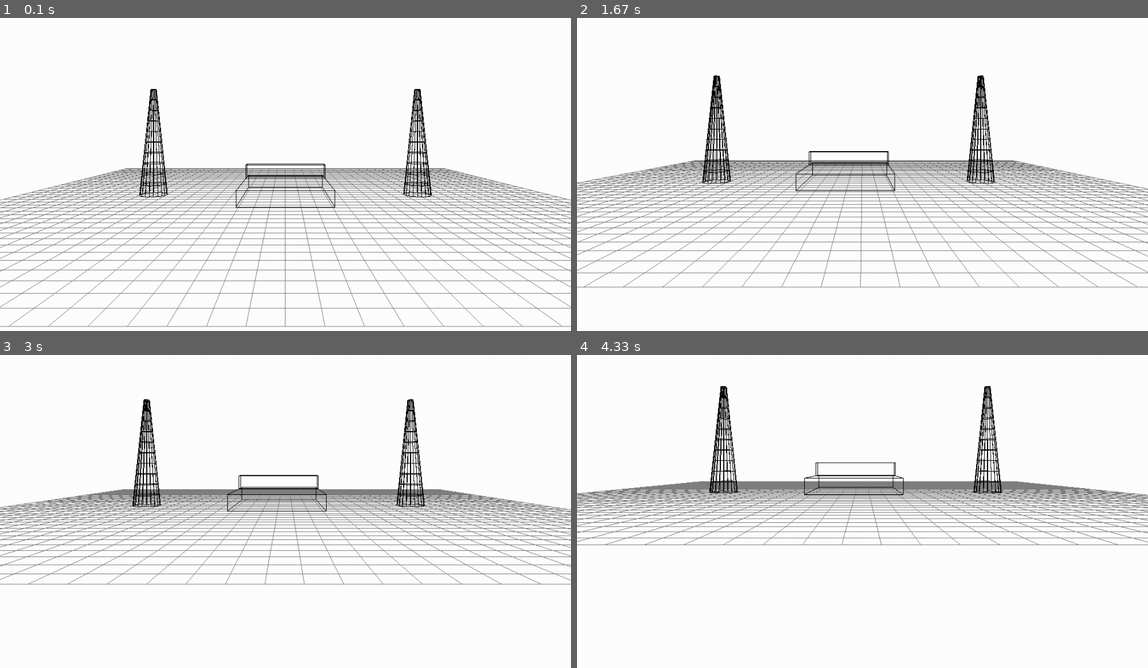
Above: before the commit, frames 1-4 (two rows, left to right).
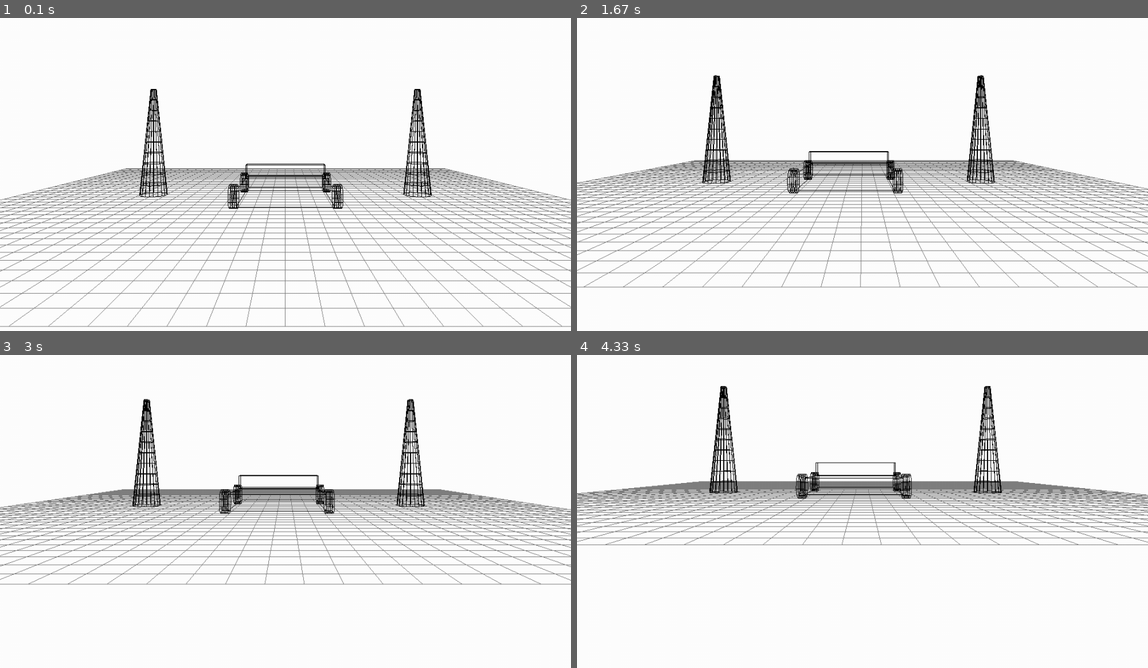
Above: after the commit, the same moments.

Repository: mattcmerritt/graphics-project-2
Game: pygame game, started from lookAtMeWithCamera_pygame.py
Same seed, same stepped clock (60 frames per second), same inputs: the game is played once before the commit and once after it.
Inputs:
- Up to frame 1 (0.1 s): no input
- Up to frame 2 (1.67 s): tap Space at 0.33, 0.73, 1.03, 1.23, 1.53 s; hold Right 0.67-1.13 s; hold D 0.67-1.13 s; tap E at 0.82 s; hold Right 1.17-1.63 s; hold D 1.17-1.63 s
- Up to frame 3 (3 s): hold Left 1.67-2.2 s; hold A 1.67-2.2 s; tap Space at 1.73, 2.03, 2.3, 2.6, 2.73 s; hold Left 2.23-2.63 s; hold A 2.23-2.63 s; tap E at 2.38 s; hold Right from 2.67 s (still down); hold D from 2.67 s (still down)
- Up to frame 4 (4.33 s): tap Space at 3.03, 3.4, 3.7, 3.9, 4.2 s; release Right at 3.3 s; release D at 3.3 s; hold Left 3.33-3.8 s; hold A 3.33-3.8 s; hold Right 3.83-4.3 s; hold D 3.83-4.3 s; tap E at 3.98 s

The runs differ from the first frame. In frame 1, 0.4% of the frame differs, in the area x 39-61%, y 49-61%; in frame 2, 0.4%; in frame 3, 0.4%; in frame 4, 0.4%.

Commit message:
added animated wheels to the car

Diff:
--- a/lookAtMeWithCamera_pygame.py
+++ b/lookAtMeWithCamera_pygame.py
@@ -1,9 +1,10 @@
 #==============================
-# Christian Duncan
+# Matthew Merritt, Michael Merritt, Harsh Gandhi
 # CSC345/CSC645: Computer Graphics
 #   Fall 2024
 # Description:
-#   Demonstrates use of a Camera class for easier navigation
+#   Displays a scene with an animated car and moving camera,
+#   Boilerplate code is reused from examples in class.
 #==============================
 
 import sys
@@ -22,19 +23,19 @@
 FPS = 60.0
 DELAY = int(1000.0 / FPS + 0.5)
 
-# Global (Module) Variables (ARGH!)
+# Global (Module) Variables
 window_dimensions = (1000, 800)
-name = b'Look At Me, Mom!'
+name = b'Project 2'
 animate = False
 viewAngle = 0
-MAX_CYLINDER_HEIGHT = 10
-cylinder_height = MAX_CYLINDER_HEIGHT/2
-cylinder_step = 0.03
-#eye = Point(0, 10, 70)
+spinAngle = 0
+
+# Old camera information
+# eye = Point(0, 10, 70)
 # look = Point(0, 0, 0)
-#lookD = Vector(Point(0, 0, -1))
-#up = Vector(Point(0, 1, 0))  # Usually what you want unless you want a tilted camera
-#camera = Camera(CAM_ANGLE, window_dimensions[0]/window_dimensions[1], CAM_NEAR, CAM_FAR)
+# lookD = Vector(Point(0, 0, -1))
+# up = Vector(Point(0, 1, 0))  # Usually what you want unless you want a tilted camera
+# camera = Camera(CAM_ANGLE, window_dimensions[0]/window_dimensions[1], CAM_NEAR, CAM_FAR)
 
 def main():
     init()
@@ -110,21 +111,15 @@
 
 # Advance the scene one frame
 def advance():
-    global cylinder_height, cylinder_step
-    cylinder_height += cylinder_step
-    if cylinder_height <= 0:
-        # Reached the bottom - switch directions
-        cylinder_height = 0
-        cylinder_step = -cylinder_step
-    elif cylinder_height >= MAX_CYLINDER_HEIGHT:
-        # Reached the top - switch directions
-        cylinder_height = MAX_CYLINDER_HEIGHT
-        cylinder_step = -cylinder_step
+    # TODO: determine what else happens here
+    global spinAngle
+    # update the wheel spin angle
+    spinAngle += 1
 
 # Function used to handle any key events
 # event: The keyboard event that happened
 def keyboard(event):
-    global running, animate, viewAngle
+    global running, animate, viewAngle, spinAngle
     key = event.key # "ASCII" value of the key pressed
     if key == 27:  # ASCII code 27 = ESC-key
         running = False
@@ -169,34 +164,25 @@
     glRotate(viewAngle, 0, 1, 0)
     draw()
 
-# Draw the entire scene - cylinders and spheres, oh my!
+# Draw the entire scene - cones and car
 def draw():
     glPushMatrix()
+
     # TODO: determine necessary transformations
+
     drawGrid(20, 1)  # Draw a 40x40 grid with 1 unit steps
     glColor3f(0.0, 0.0, 0.0)  # Set color to black for contrast against white background
     drawCone(-10, 0, 0)
     drawCone(10, 0, 0)
     drawCar(0, 0.75, 2)
 
-    # for i in range(-3,4):     # i goes from -3 to 3 (inclusive)
-    #     for j in range(-3,4): # j does the same
-    #         glPushMatrix()
-    #         glTranslated(i*10, 0, j*10)  # Move to a "grid spot"
-    #         glRotated(-90, 1, 0, 0)       # So it draws cylinder upwards
-    #         if i == -3 and j == 3:
-    #             # Draw a cone for this one
-    #             gluCylinder(tube, 2, 0, cylinder_height, 40, 5)
-    #         elif (i + j) % 2 == 0:
-    #             gluCylinder(tube, 2, 2, cylinder_height, 40, 5)
-    #         else:
-    #             gluCylinder(tube, 2, 2, MAX_CYLINDER_HEIGHT - cylinder_height, 40, 5)
-    #         glPopMatrix()
     glPopMatrix()
 
 #=======================================
 # Scene-drawing functions
 #=======================================
+
+# function to draw a singular cone
 def drawCone(x, y, z):
     glPushMatrix()
     glTranslatef(x, y, z)
@@ -204,20 +190,76 @@
     gluCylinder(tube, 1, 0.2, 8, 20, 10)  # Base radius, top radius, height, 20 slices and stacks
     glPopMatrix()
 
+# function to draw the car, including the body and wheels
 def drawCar(x, y, z):
-    # drawWheel should be called 4 times in here
     glPushMatrix()
     glTranslatef(x, y, z)
-    drawRect(6, 1, 8) # body
+
+    # car body dimensions
+    #   needed to properly offset other components
+    width = 6
+    height = 1
+    length = 8
+
+    # body
+    drawRect(width, height, length)
 
     # spoiler
     glPushMatrix()
-    glTranslatef(0, 1, -2.5)
-    drawRect(6, 1, 1)
-    glPopMatrix()
-
-    glPopMatrix()
-
+    glTranslatef(0, height, -2.5)
+    drawRect(width, height, 1)
+    glPopMatrix()
+
+    # adding the wheels
+    # left wheels
+    drawWheel(-width/2, 0, -(length/2 - 0.75), -90)
+    drawWheel(-width/2, 0, (length/2 - 0.75), -90)
+
+    # right wheels
+    drawWheel(width/2, 0, -(length/2 - 0.75), 90)
+    drawWheel(width/2, 0, (length/2 - 0.75), 90)
+
+    glPopMatrix()
+
+# function to draw a rotating wheel of the car
+def drawWheel(x, y, z, rotation):
+    glPushMatrix()
+
+    # Move the wheel to the desired location
+    glTranslatef(x, y, z)
+    # Rotate the wheel about the Y-axis so it is facing the proper way
+    glRotatef(rotation, 0, 1, 0)
+
+    # Rotate the wheel about the Z-axis to mimic the wheel spinning
+    # Note: since the wheels on the left are rotated with a negative angle,
+    #   they will spin the opposite way normally (for example, moving
+    #   clockwise instead of counterclockwise). To correct this, the spin
+    #   angle is changed to its opposite value.
+    if rotation < 0:
+        glRotatef(spinAngle, 0, 0, 1)
+    else:
+        glRotatef(-spinAngle, 0, 0, 1)
+
+    # The inputs for gluCylinder are:
+    #   Quadric shape, radius of cylinder at base, radius of cylinder at top,
+    #   height, number of sides along circumference, number of slices with lines
+    gluCylinder(tube, 0.75, 0.75, 0.5, 10, 4)
+
+    glPopMatrix()
+    pass
+
+# utility function to draw a grid / plane
+def drawGrid(size, steps):
+    glBegin(GL_LINES)
+    glColor3f(0.5, 0.5, 0.5)
+    for i in range(-size, size+1, steps):
+        glVertex3f(i, 0, -size)
+        glVertex3f(i, 0, size)
+        glVertex3f(-size, 0, i)
+        glVertex3f(size, 0, i)
+    glEnd()
+
+# utility method to draw a rectangular prism
 def drawRect(w, h, l):
     glPushMatrix()
     # note: "front" = side toward initial camera
@@ -253,18 +295,6 @@
 
     glPopMatrix()
 
-def drawWheel():
-    pass
-
-def drawGrid(size, steps):
-    glBegin(GL_LINES)
-    glColor3f(0.5, 0.5, 0.5)
-    for i in range(-size, size+1, steps):
-        glVertex3f(i, 0, -size)
-        glVertex3f(i, 0, size)
-        glVertex3f(-size, 0, i)
-        glVertex3f(size, 0, i)
-    glEnd()
 #=======================================
 # Direct OpenGL Matrix Operation Examples
 #=======================================
